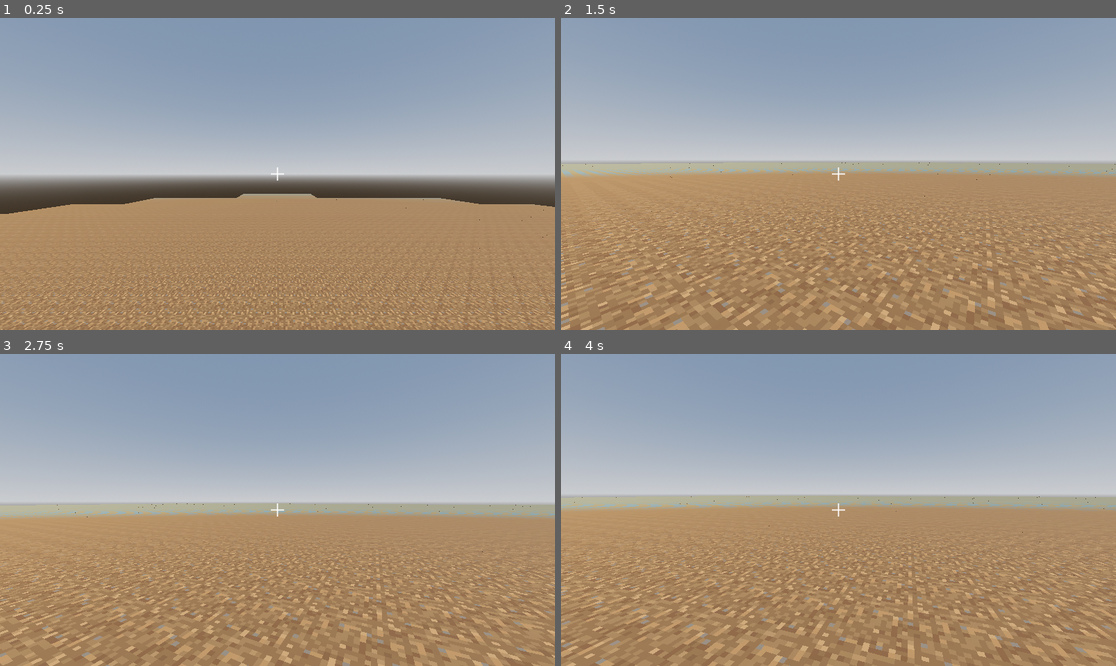
Above: before the commit, frames 1-4 (two rows, left to right).
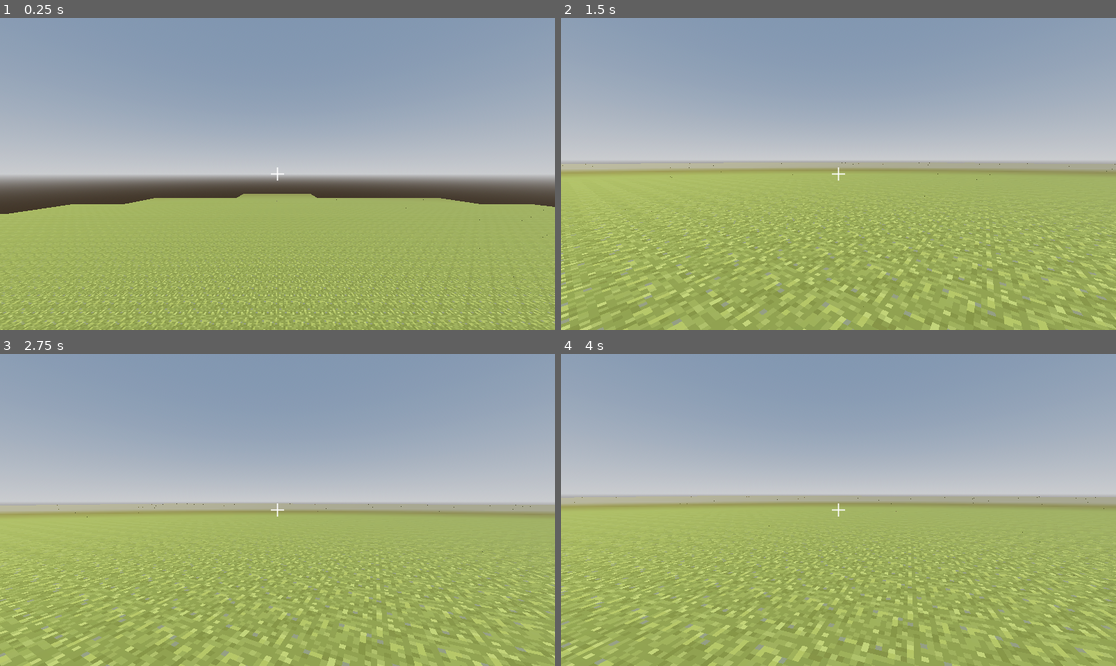
Above: after the commit, the same moments.

Repository: pauytrh2/godotmc
Game: Godot game, scene res://scenes/main.tscn
Same seed, same stepped clock (60 frames per second), same inputs: the game is played once before the commit and once after it.
Inputs (mouse positions are in pixels of both pictures, inside the frame that each line leads up to):
- Up to frame 1 (0.25 s): no input
- Up to frame 2 (1.5 s): tap Enter (ui_accept) at 0.5, 0.77, 1.25 s; move the mouse to (960, 158) at 0.52 s; hold Right (ui_right) 0.53-1.28 s; click (960, 158) at 0.6 s; move the mouse to (810, 174) at 1.27 s; hold Up (ui_up) from 1.28 s (still down); right-click (810, 174) at 1.35 s
- Up to frame 3 (2.75 s): keep holding Up (ui_up); tap Enter (ui_accept) at 1.52 s; move the mouse to (288, 503) at 2.02 s; tap Y (freefly) at 2.1 s
- Up to frame 4 (4 s): keep holding Up (ui_up); tap Enter (ui_accept) at 2.75, 3.02, 3.5, 3.77 s; move the mouse to (832, 516) at 2.77 s; tap Ctrl (sprint) at 2.85 s; click (832, 516) at 2.92 s; move the mouse to (877, 513) at 3.52 s; click (877, 513) at 3.6 s

The runs differ from the first frame. In frame 1, 41% of the frame differs, in the area x 0-100%, y 56-100%; in frame 2, 51%; in frame 3, 49%; in frame 4, 51%, in the area x 0-100%, y 46-100%.

Commit message:
Grass is nicer

Diff:
--- a/scripts/terrain_generator.gd
+++ b/scripts/terrain_generator.gd
@@ -2,6 +2,8 @@
 
 const AIR_BLOCK: int = -1
 const DIRT_BLOCK: int = 1
+const GRASS_BLOCK: int = 2
+
 const CHUNK_SIZE: int = 16
 const TERRAIN_HEIGHT: int = 0
 const VIEW_DISTANCE: int = 16
@@ -16,7 +18,7 @@
 var chunks_to_unload: Array[Vector2i] = []
 
 func get_block(_x: int, y: int, _z: int) -> int:
-    return DIRT_BLOCK if y == TERRAIN_HEIGHT else AIR_BLOCK
+    return GRASS_BLOCK if y == TERRAIN_HEIGHT else AIR_BLOCK
 
 func generate_chunk(chunk_x: int, chunk_z: int) -> void:
     for x in range(CHUNK_SIZE):
Not shown: 1 places in scenes/main.tscn that only renumber resources
